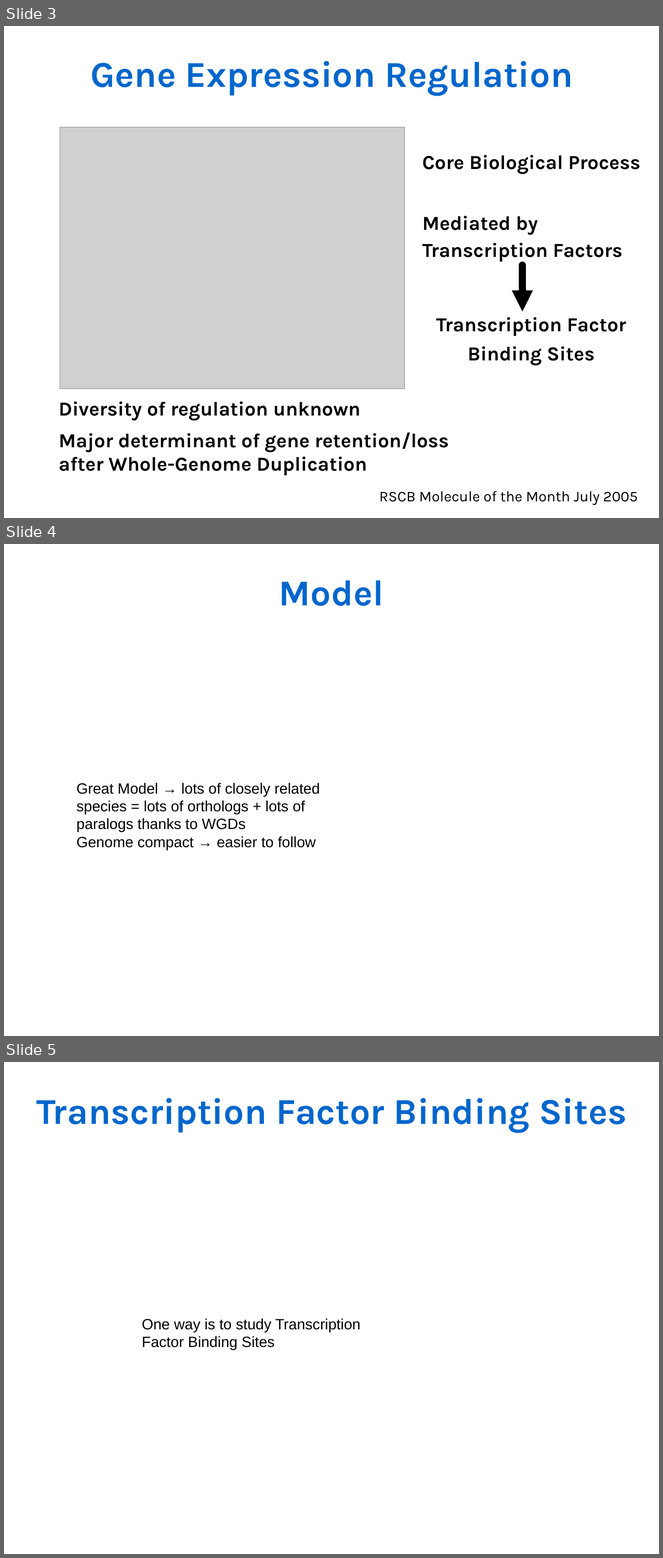
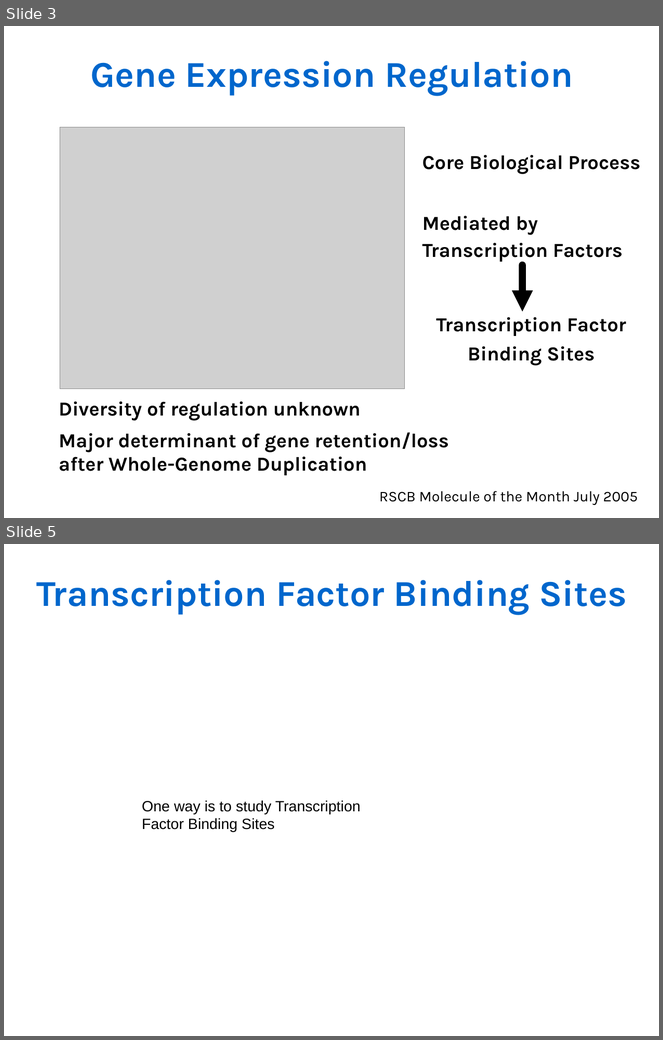
Before and after one commit to Rekyt/lynchlabpresentation2014, a slide deck: LabMeetingPresentation.odp. Shown one above the other, each under a label of ours: slides 3, 4 and 5 before the commit, slides 3 and 5 after it; the slides between them are not shown. The pictures are 663x1558 and 663x1040 pixels, drawn with LibreOffice and Linux fonts; fonts in the diff are those of the drawing; grey boxes stand for pictures. Boxes give left, top, right and bottom in pixels: in the first picture for what was removed or moved away, otherwise in the second. Text is boxed around its words. In the diff, an @@ line names an element or a change of style, - is before the commit and + after.

```diff
--- a/LabMeetingPresentation.odp
+++ b/LabMeetingPresentation.odp
@@ slide 4 removed at [4,544,659,1036], background #FFFFFF @@
@@ text removed at [279,580,384,606] @@
-Model
@@ text removed at [76,783,320,850] @@
-Great Model → lots of closely related species = lots of orthologs + lots of paralogs thanks to WGDs
-Genome compact → easier to follow
```
Also in this commit, not shown: 1 slide changed, 1 slide added.
